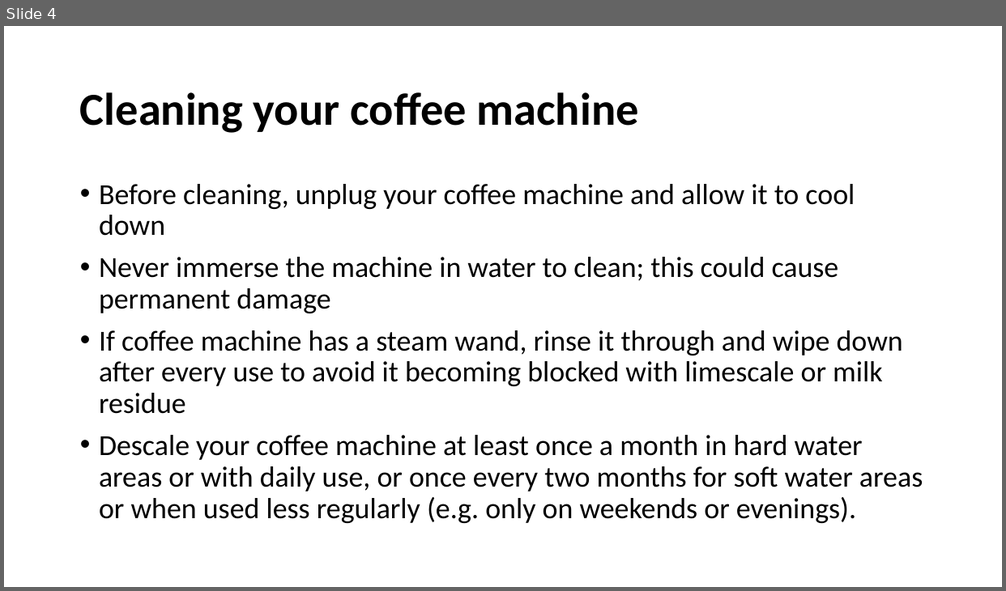
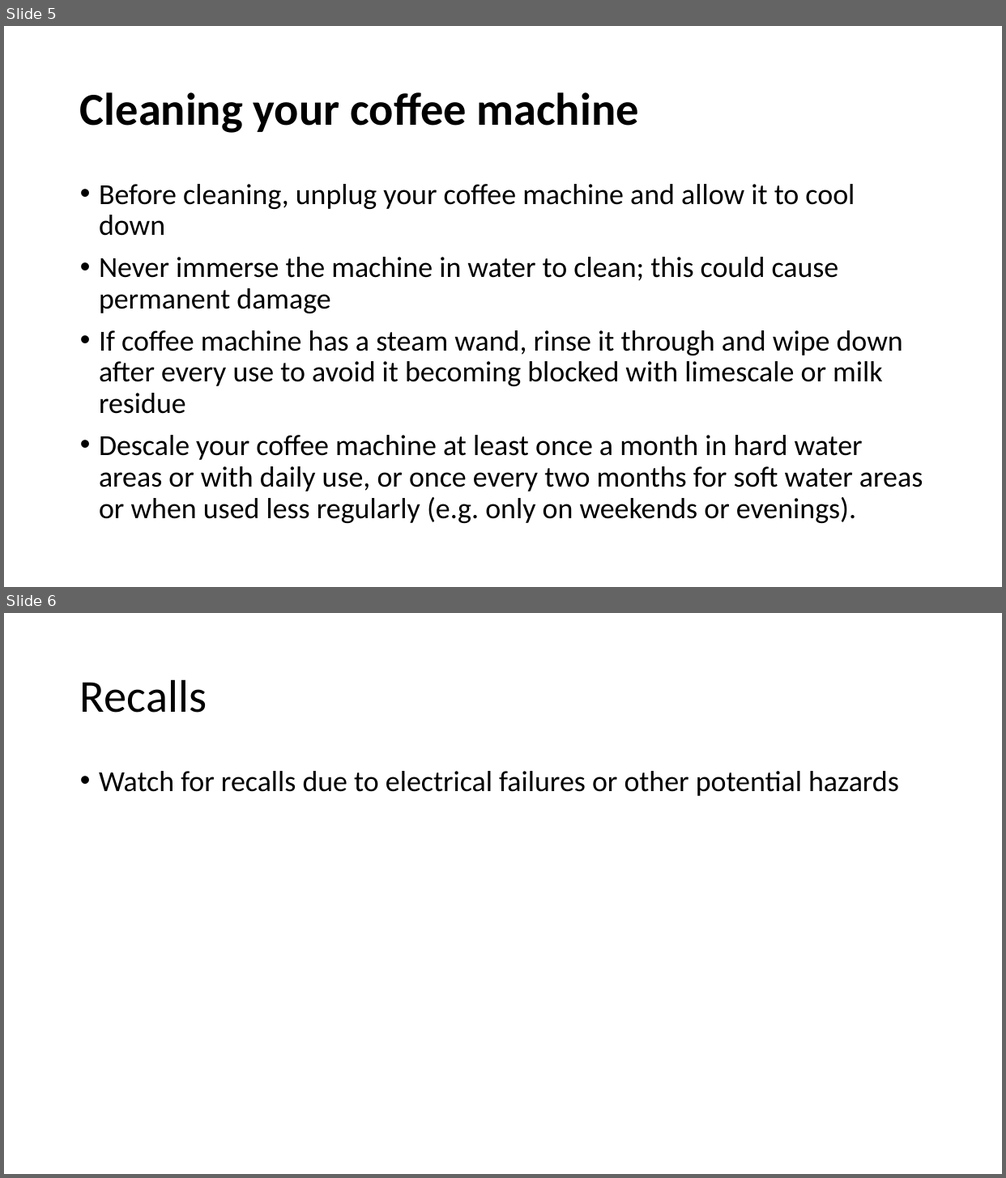
Before and after one commit to wdmhouston/tmp2, a slide deck: Coffee Machines-Safety.pptx. Shown one above the other, each under a label of ours: slide 4 before the commit, slides 5 and 6 after it. The pictures are 1006x591 and 1006x1178 pixels, drawn with LibreOffice and Linux fonts; fonts in the diff are those of the drawing. Boxes give left, top, right and bottom in pixels: in the first picture for what was removed or moved away, otherwise in the second. Text is boxed around its words. In the diff, an @@ line names an element or a change of style, - is before the commit and + after.

```diff
--- a/Coffee Machines-Safety.pptx
+++ b/Coffee Machines-Safety.pptx
@@ slide 6 added at (x1=4, y1=613, x2=1002, y2=1174), background #FFFFFF @@
@@ title added at (x1=80, y1=679, x2=206, y2=713), 44 pt, text #000000 @@
+Recalls
@@ text added at (x1=99, y1=771, x2=899, y2=796), 28 pt, text #000000 @@
+• Watch for recalls due to electrical failures or other potential hazards
@@ what was slide 4 is now slide 5 @@
```
Also in this commit, not shown: 1 slide changed, 1 other slide added.
